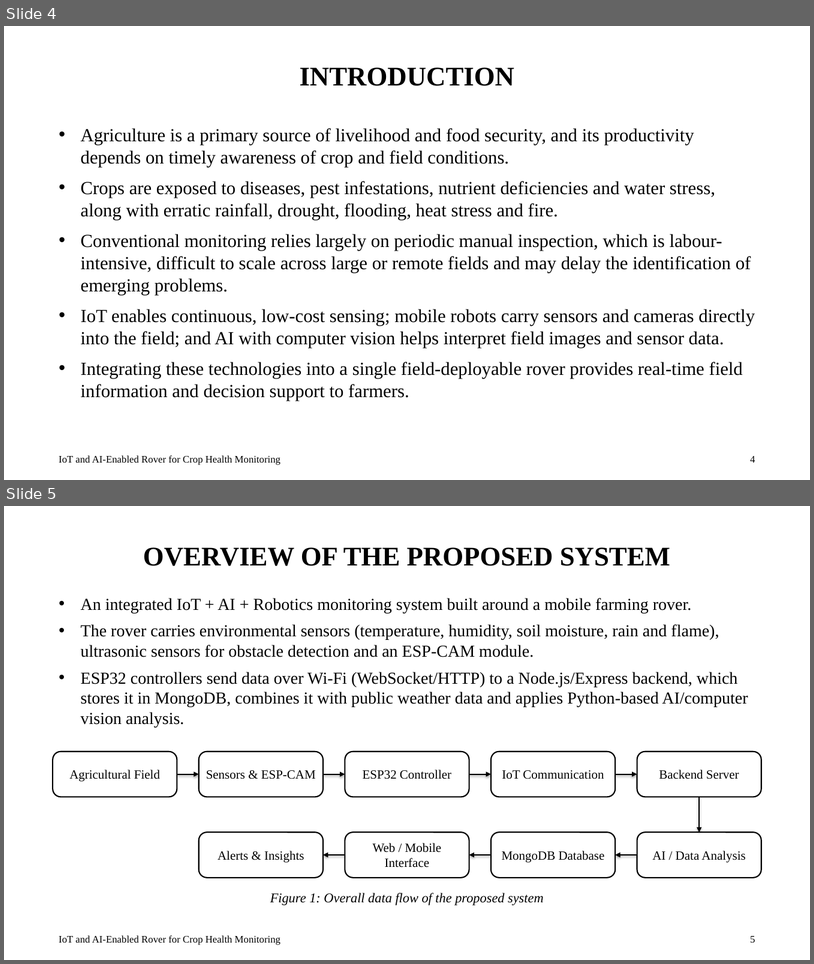
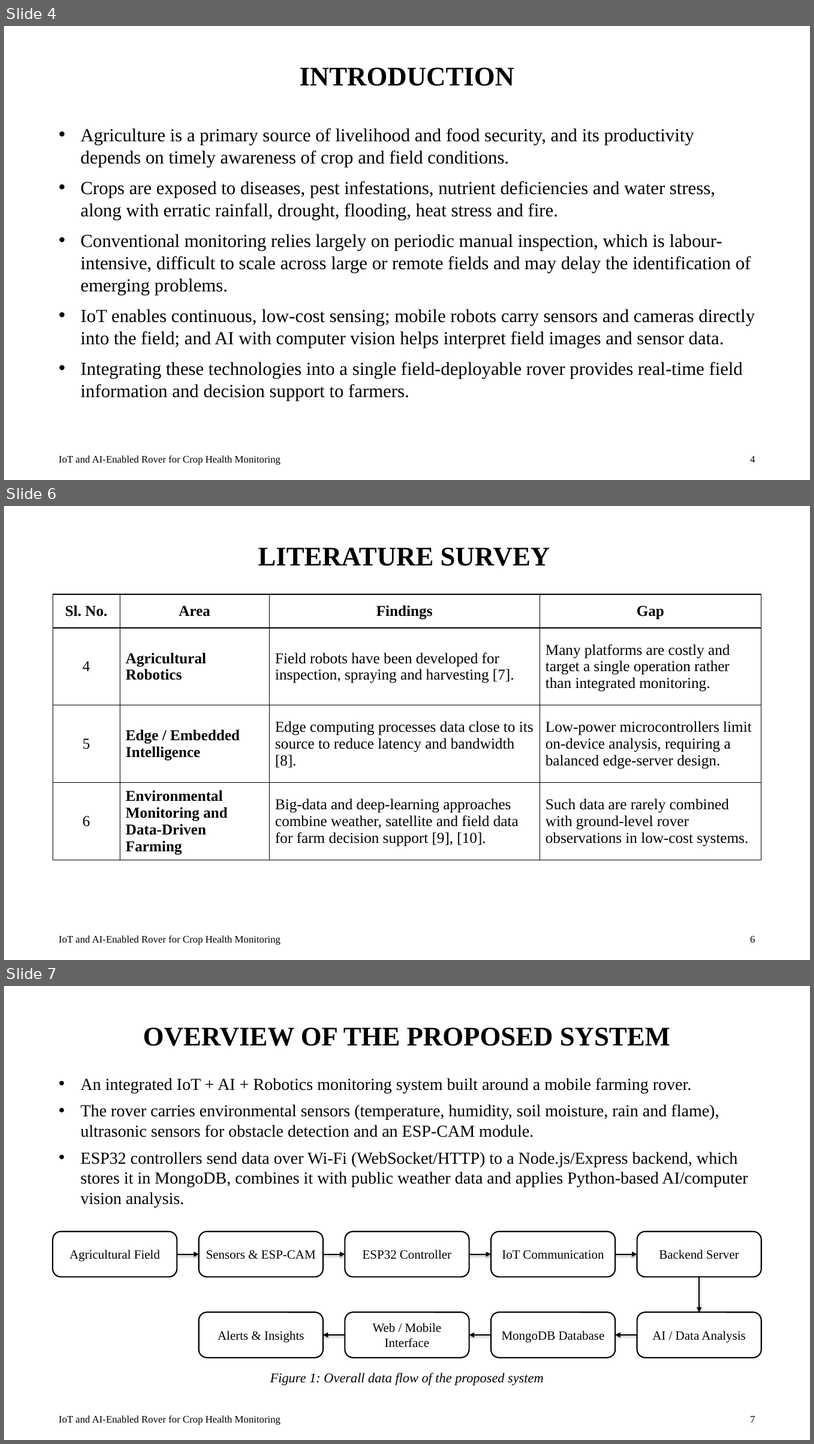
Before and after one commit to shreymusician/mini-project, a slide deck: presentation/Final PPT.pptx. Shown one above the other, each under a label of ours: slides 4 and 5 before the commit, slides 4, 6 and 7 after it; the slides between them are not shown. The pictures are 814x964 and 814x1444 pixels, drawn with LibreOffice and Linux fonts; fonts in the diff are those of the drawing. Boxes give left, top, right and bottom in pixels: in the first picture for what was removed or moved away, otherwise in the second. Text is boxed around its words. In the diff, an @@ line names an element or a change of style, - is before the commit and + after.

Commit message:
Literature Survey

```diff
--- a/presentation/Final PPT.pptx
+++ b/presentation/Final PPT.pptx
@@ slide 6 added at bbox=[4, 506, 810, 960], background #FFFFFF @@
@@ title added at bbox=[258, 547, 551, 566], 32 pt, text #000000, bold @@
+LITERATURE SURVEY
@@ table added at bbox=[53, 594, 762, 864], 4 rows, 4 columns @@
+Sl. No. | Area | Findings | Gap
+4 | Agricultural Robotics | Field robots have been developed for inspection, spraying and harvesting [7]. | Many platforms are costly and target a single operation rather than integrated monitoring.
+5 | Edge / Embedded Intelligence | Edge computing processes data close to its source to reduce latency and bandwidth [8]. | Low-power microcontrollers limit on-device analysis, requiring a balanced edge-server design.
+6 | Environmental Monitoring and Data-Driven Farming | Big-data and deep-learning approaches combine weather, satellite and field data for farm decision support [9], [10]. | Such data are rarely combined with ground-level rover observations in low-cost systems.
@@ text added at bbox=[59, 935, 281, 945], 12 pt, text #000000 @@
+IoT and AI-Enabled Rover for Crop Health Monitoring
@@ page number added at bbox=[750, 936, 755, 942], 12 pt, text #000000 @@
+6
@@ what was slide 5 is now slide 7 @@
@@ page number at bbox=[750, 1416, 755, 1422]: text changed @@
-5
+7
```
Also in this commit, not shown: 1 other slide added.
